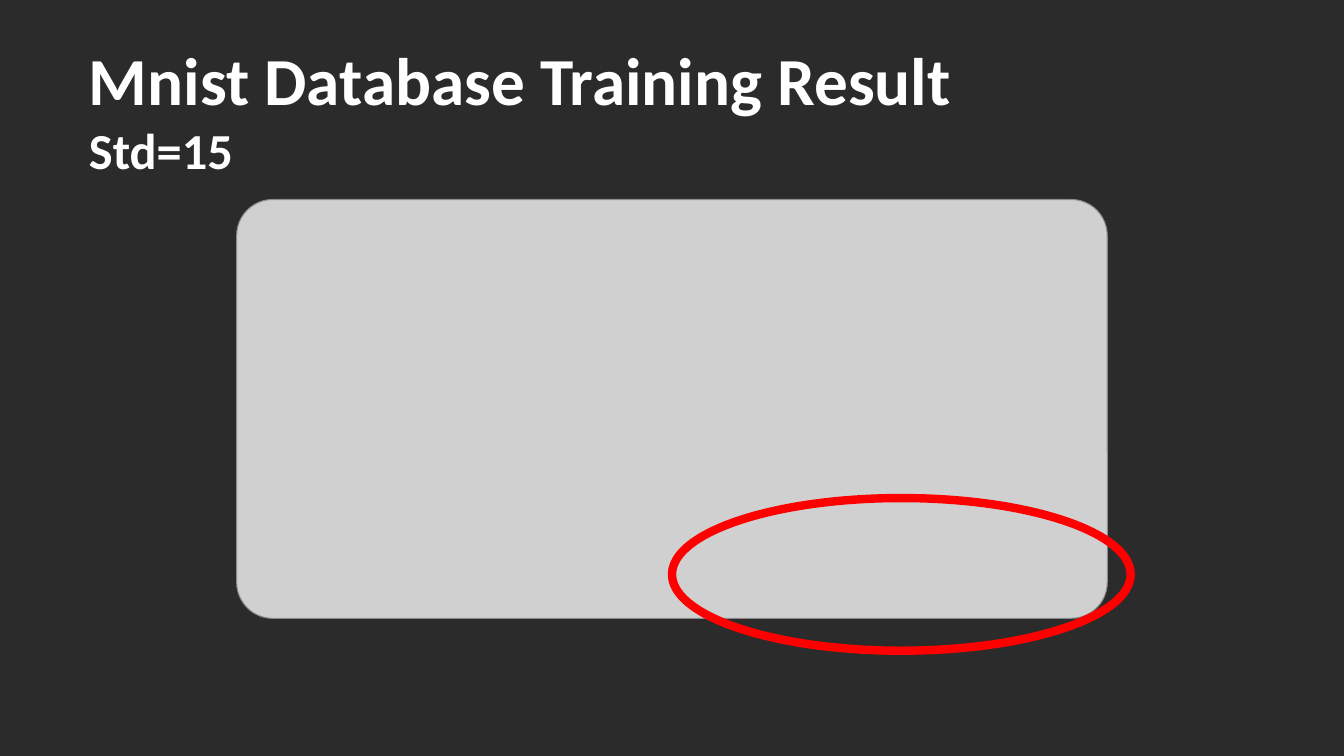
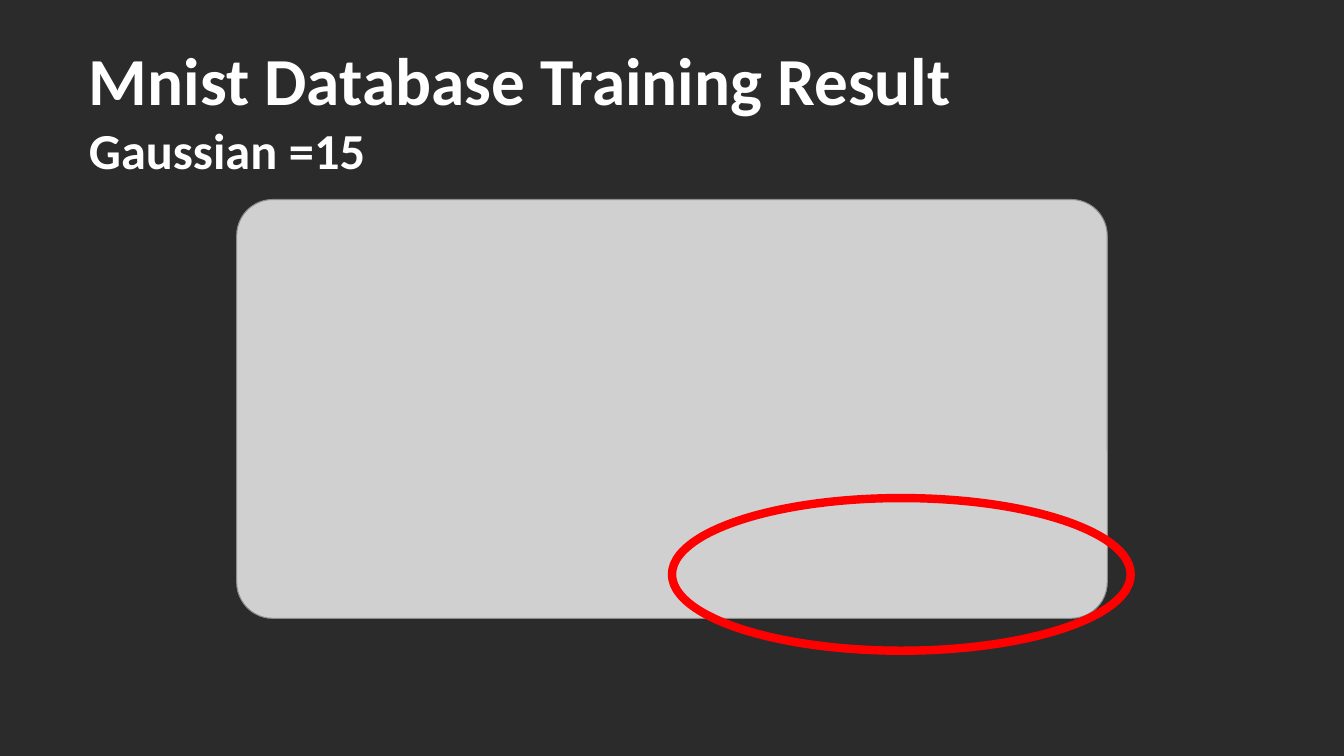
Before and after one commit to YI-0924/Face_Identificcation, a slide deck: slide 9 of MidtermPresent.pptx. Drawn at 1344x756 pixels with LibreOffice and Linux fonts; fonts in the diff are those of the drawing; grey boxes stand for pictures; background and template pictures are left out; a plain dark background stands for a picture behind light text. Boxes give left, top, right and bottom in pixels: in the first picture for what was removed or moved away, otherwise in the second. Text is boxed around its words. In the diff, an @@ line names an element or a change of style, - is before the commit and + after.

```diff
--- a/MidtermPresent.pptx
+++ b/MidtermPresent.pptx
@@ text at [89, 133, 365, 170]: text changed @@
-Std=15
+Gaussian =15
```
Also in this commit, not shown: 13 other slides changed.
